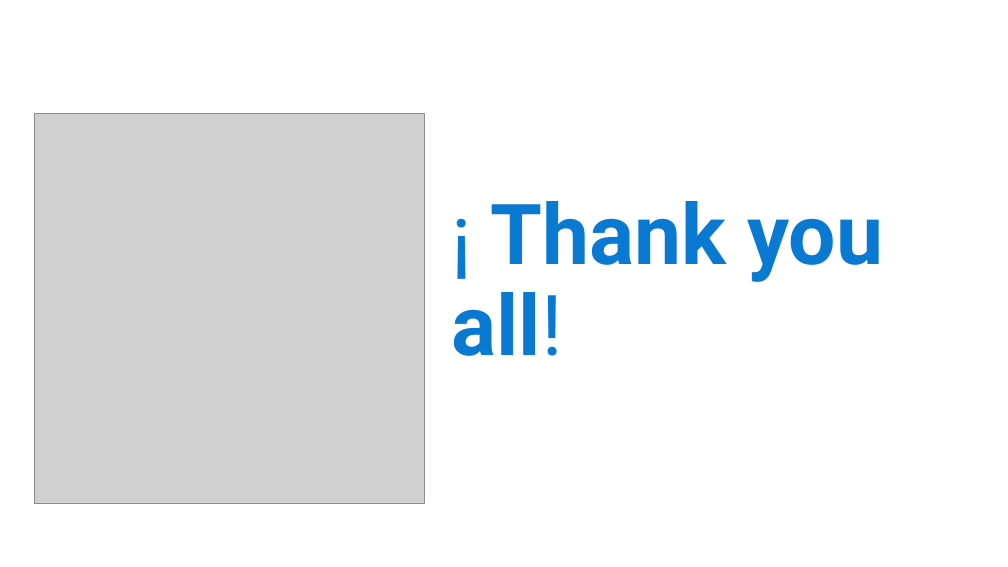
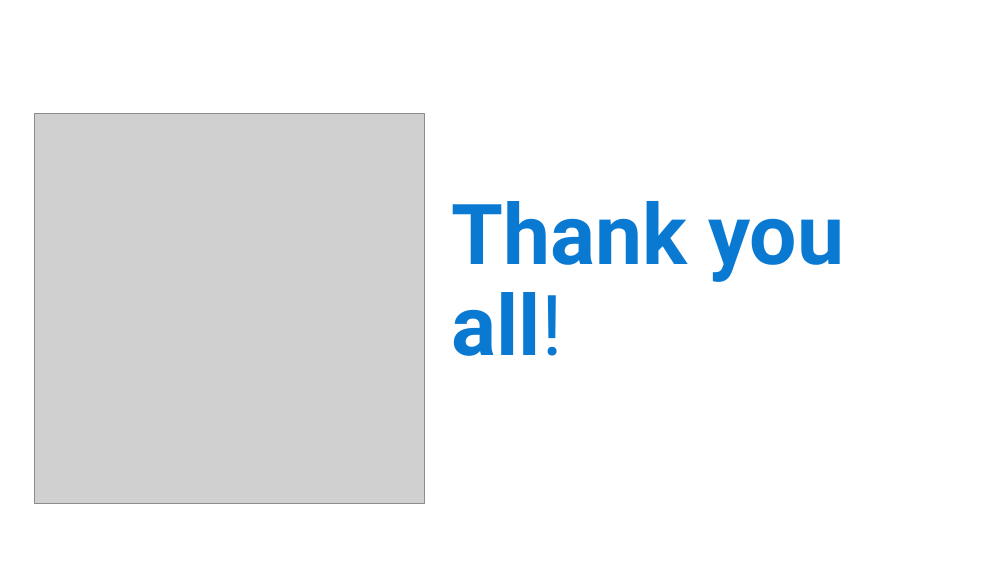
Before and after one commit to jsuarezruiz/ways-create-netmaui-controls, a slide deck: slide 48 of ways-create-netmaui-controls.pptx (slide 45 before the commit). Drawn at 1008x567 pixels with LibreOffice and Linux fonts; fonts in the diff are those of the drawing; grey boxes stand for pictures. Boxes give left, top, right and bottom in pixels: in the first picture for what was removed or moved away, otherwise in the second. Text is boxed around its words. In the diff, an @@ line names an element or a change of style, - is before the commit and + after.

```diff
--- a/ways-create-netmaui-controls.pptx
+++ b/ways-create-netmaui-controls.pptx
@@ text at (452, 201, 844, 356): text changed @@
-¡ Thank you all!
+Thank you all!
```
Also in this commit, not shown: 7 other slides changed, 3 slides added.
